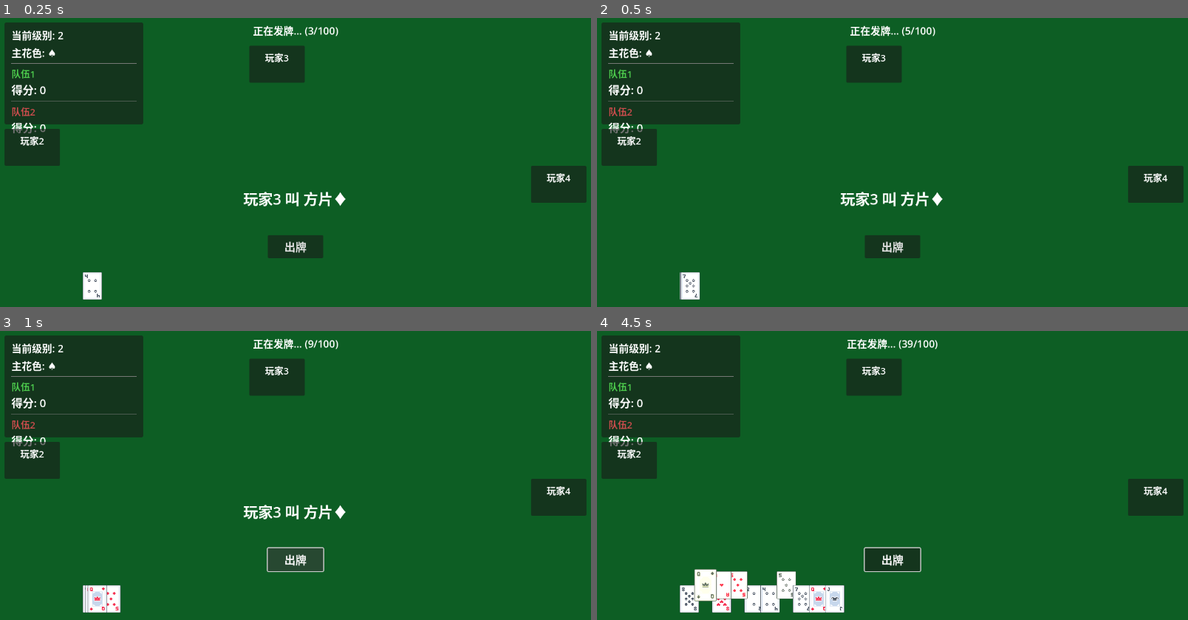
Above: before the commit, frames 1-4 (two rows, left to right).
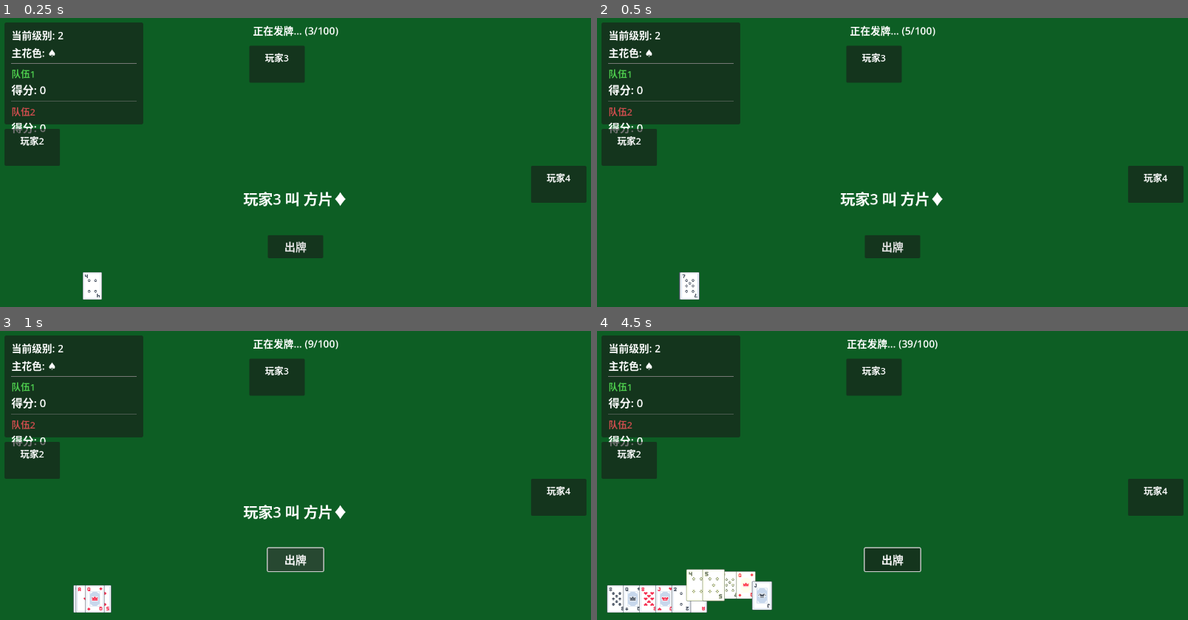
Above: after the commit, the same moments.

Repository: Eda-1121/Shengji
Game: Godot game, scene res://scenes/main.tscn
Two runs of this game, one before a commit and one after it. Both use one fixed random seed, a clock stepped at 60 frames per second and the inputs below.
Inputs (mouse positions are in pixels of both pictures, inside the frame that each line leads up to):
- Up to frame 1 (0.25 s): no input
- Up to frame 2 (0.5 s): no input
- Up to frame 3 (1 s): click "出牌" at 0.5 s
- Up to frame 4 (4.5 s): click "出牌" at 1.25 s; click "出牌" at 2 s; tap Enter at 2.75 s; move the mouse to (732, 599) at 2.77 s; click (732, 599) at 2.92 s; move the mouse to (715, 599) at 3.52 s; click (715, 599) at 3.67 s; move the mouse to (697, 599) at 4.27 s; click (697, 599) at 4.42 s

Frame 1 is identical in both runs. In frame 2, 0.1% of the frame differs, in the area x 13-18%, y 87-98%; in frame 3, 0.5%; in frame 4, 3.5%, in the area x 1-42%, y 82-98%.

Commit message:
实现手牌居中对齐显示
功能：
- 手牌始终以hand_container中心为基准左右对称分布
- 手牌变少时自动收缩到中心
- 埋底时手牌变多也保持居中
- 使用算法：start_offset = -(total_width / 2)

效果：
- 25张牌：从中心向左右展开
- 5张牌：紧凑地居中显示
- 1张牌：正好在正中央

用户体验提升：
- 手牌数量变化时视觉更加舒适
- 埋底时更容易看清所有牌

Diff:
--- a/scripts/player.gd
+++ b/scripts/player.gd
@@ -163,10 +163,16 @@
 
 	print("清理后 - hand_container子节点数：", hand_container.get_child_count())
 
-	# 第三步：重新排列所有手牌位置
+	# 第三步：重新排列所有手牌位置（居中对齐）
+	# 计算居中偏移量
+	var total_width = 0
+	if hand.size() > 1:
+		total_width = (hand.size() - 1) * card_spacing
+	var start_offset = -total_width / 2.0  # 居中对齐的起始偏移量
+
 	for i in range(hand.size()):
 		var card = hand[i]
-		var target_pos = Vector2(i * card_spacing, 0)
+		var target_pos = Vector2(start_offset + i * card_spacing, 0)
 
 		# 保存选中状态
 		var was_selected = card.is_selected
